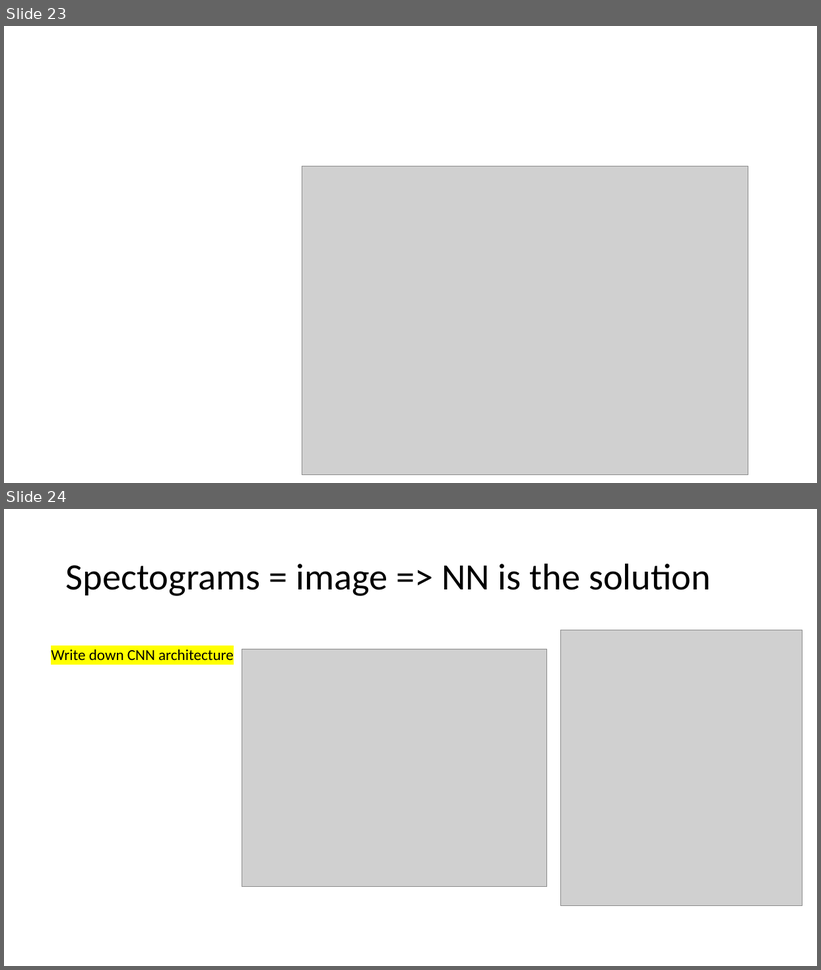
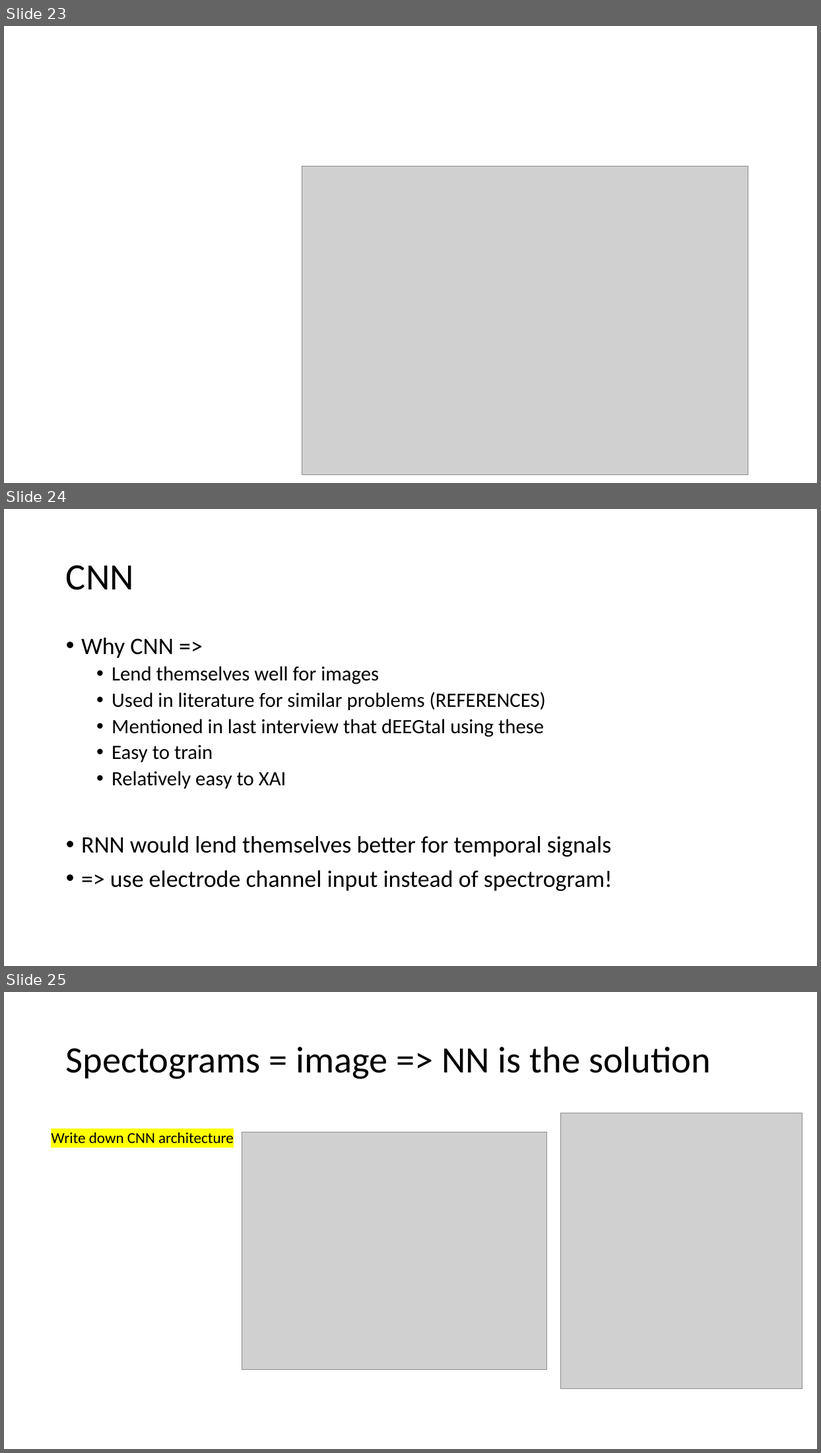
Before and after one commit to JeroenBuil/deegtal_coding_task, a slide deck: reports/dEEGtal interview presentation - Jeroen Buil.pptx. Shown one above the other, each under a label of ours: slides 23 and 24 before the commit, slides 23, 24 and 25 after it. The pictures are 821x970 and 821x1453 pixels, drawn with LibreOffice and Linux fonts; fonts in the diff are those of the drawing; grey boxes stand for pictures. Boxes give left, top, right and bottom in pixels: in the first picture for what was removed or moved away, otherwise in the second. Text is boxed around its words. In the diff, an @@ line names an element or a change of style, - is before the commit and + after.

```diff
--- a/reports/dEEGtal interview presentation - Jeroen Buil.pptx
+++ b/reports/dEEGtal interview presentation - Jeroen Buil.pptx
@@ slide 24 added at <box>4,509,817,966</box>, background #FFFFFF @@
@@ title added at <box>66,565,134,590</box>, 44 pt, text #000000 @@
+CNN
@@ text added at <box>81,638,613,891</box>, 24 pt, text #000000 @@
+• Why CNN =>
+  • Lend themselves well for images
+  • Used in literature for similar problems (REFERENCES)
+  • Mentioned in last interview that dEEGtal using these
+  • Easy to train
+  • Relatively easy to XAI
+• RNN would lend themselves better for temporal signals
+• => use electrode channel input instead of spectrogram!
@@ what was slide 24 is now slide 25 @@
```
Also in this commit, not shown: 1 slide changed.
